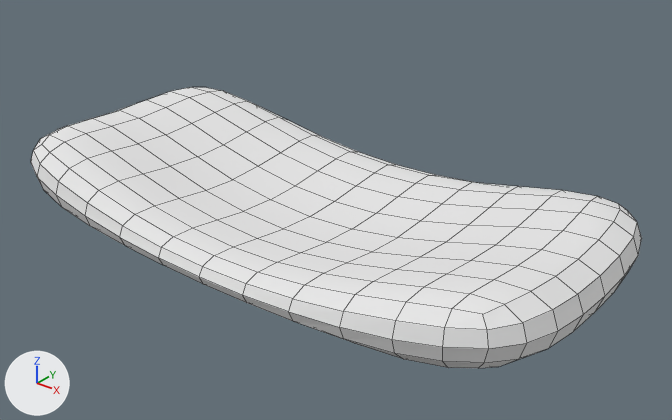
An edit to the Blender file dist/Release/MinGW-Windows/data/models/maps/travel.blend, drawn before and after from the same camera.
Rendered twice from a 50 mm lens placed at (51.1, -60.0, 40.5), pointed at (2.1, 1.3, 2.5). Every picture has the same lights, and +X, +Y and +Z are marked at lower left. Mesh edges are drawn as thin lines.

The older version as bpy lines, for what is in view:
```python
me_cube = bpy.data.meshes.new('Cube')
me_cube.from_pydata(...)  # 24 vertices, 22 faces; spans x -30.0..30.0, y -15.0..15.0, z -1.0..12.0
me_cube.materials.append(mat_material)  # its picture is missing
ob_cube = bpy.data.objects.new('Cube', me_cube)
ob_cube.location = (0.0, 0.0, 0.0)
_m = ob_cube.modifiers.new('Subsurf', 'SUBSURF')
```
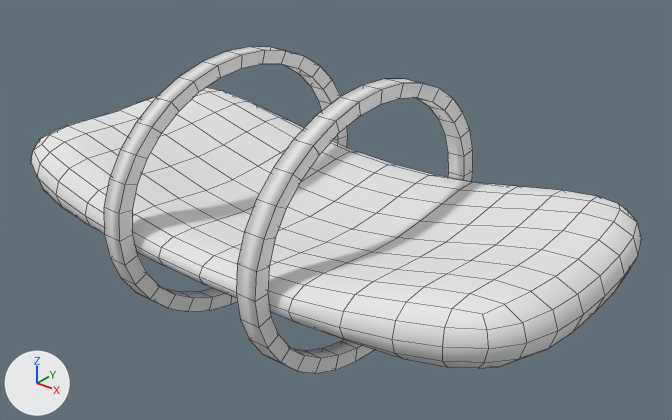
Changed parts and their boxes (x1, y1, x2, y2) in the pictures (672 x 420 px):
'Circle.001', added
    after: (236, 79, 473, 373)
'Circle', added
    after: (104, 47, 348, 312)

Edits to the bpy script that builds the scene:
```text
Add me_circle:
    me_circle.from_pydata(...)  # 128 vertices, 128 faces; spans x -0.8..0.8, y -1.0..1.0, z 0.0..0.25
    me_circle.materials.append(mat_material)  # its picture is missing
Add ob_circle:
    ob_circle = bpy.data.objects.new('Circle', me_circle)
    ob_circle.location = (-8.0, 0.0, 3.0)
    ob_circle.rotation_euler = (0.0, -1.571, 0.0)  # degrees (0, -90, 0)
    ob_circle.scale = (16.0, 16.0, 8.0)
Add ob_circle_001:
    ob_circle_001 = bpy.data.objects.new('Circle.001', me_circle)
    ob_circle_001.location = (8.0, 0.0, 3.0)
    ob_circle_001.rotation_euler = (0.0, -1.571, 0.0)  # degrees (0, -90, 0)
    ob_circle_001.scale = (16.0, 16.0, 8.0)
```
